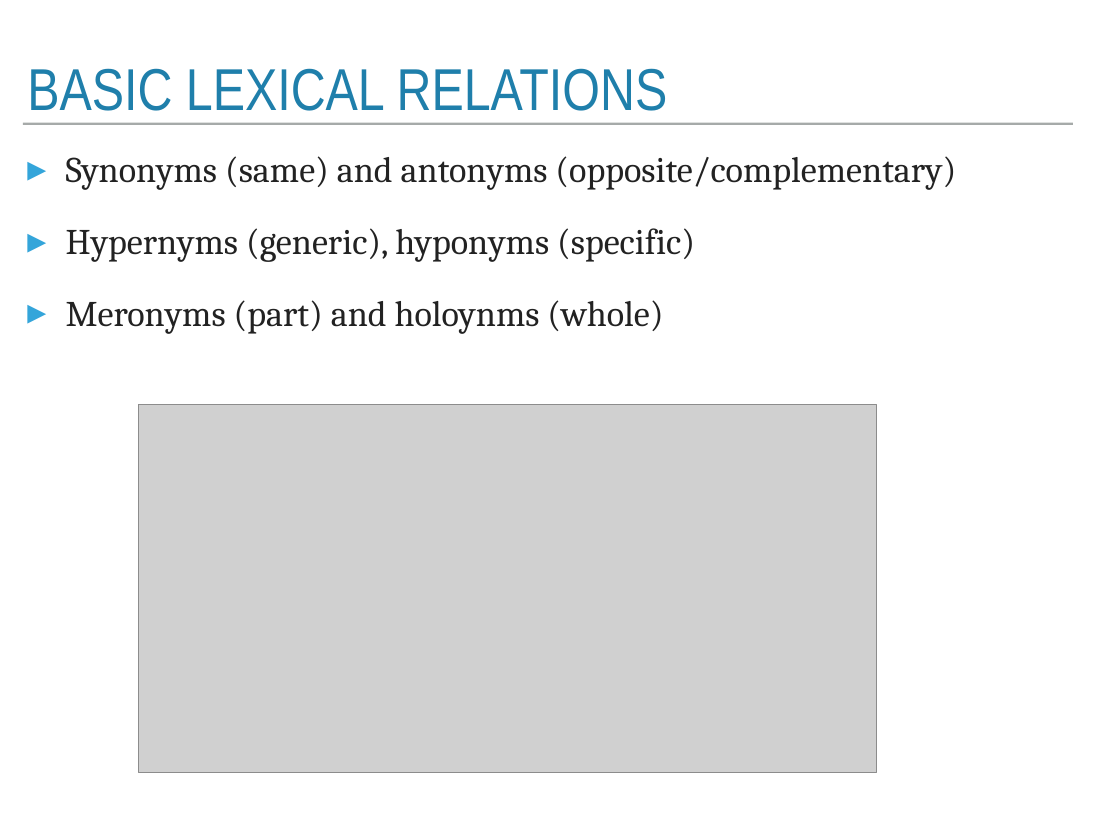
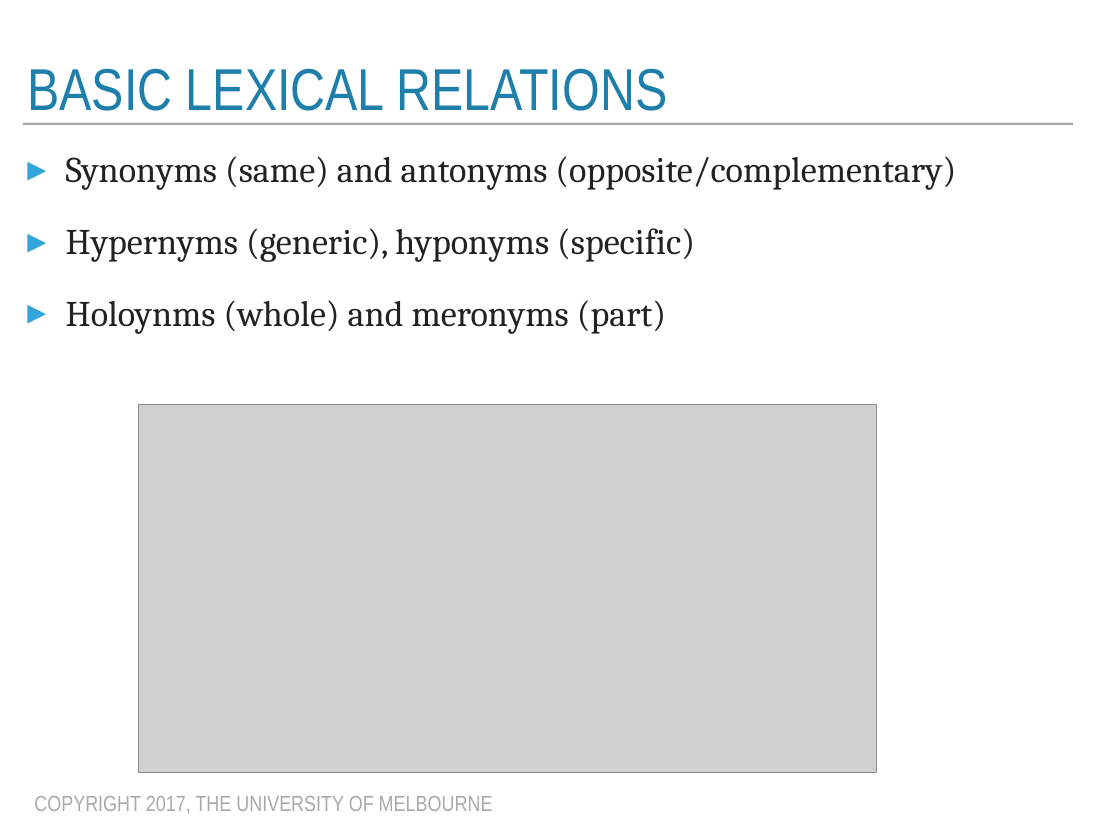
Before and after one commit to trevorcohn/comp90042, a slide deck: slide 5 of slides/WSTA_L8_lexical_semantics.pptx. Drawn at 1120x840 pixels with LibreOffice and Linux fonts; fonts in the diff are those of the drawing; grey boxes stand for pictures. Boxes give left, top, right and bottom in pixels: in the first picture for what was removed or moved away, otherwise in the second. Text is boxed around its words. In the diff, an @@ line names an element or a change of style, - is before the commit and + after.

Commit message:
updated lexical semantics

```diff
--- a/slides/WSTA_L8_lexical_semantics.pptx
+++ b/slides/WSTA_L8_lexical_semantics.pptx
@@ text at (x1=66, y1=300, x2=666, y2=334): text changed @@
-▸ Meronyms (part) and holoynms (whole)
+▸ Holoynms (whole) and meronyms (part)
@@ text added at (x1=34, y1=796, x2=493, y2=814), 20 pt, text #A6AAA9 @@
+COPYRIGHT 2017, THE UNIVERSITY OF MELBOURNE
```
Also in this commit, not shown: 19 other slides changed, 1 other file.
